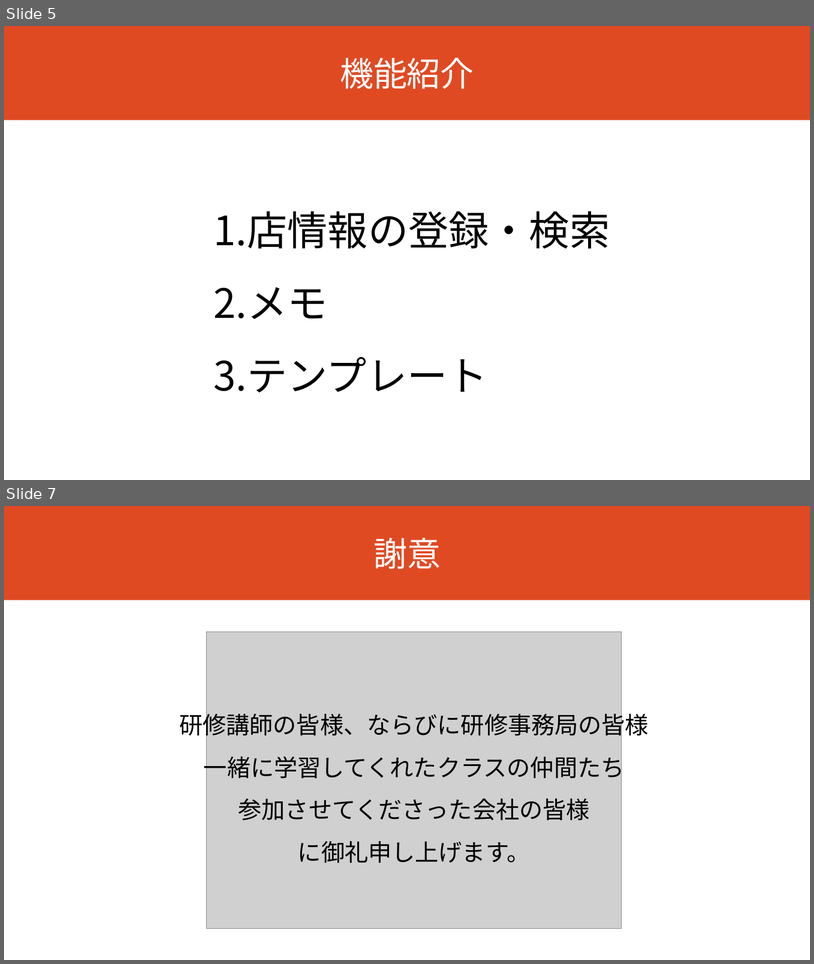
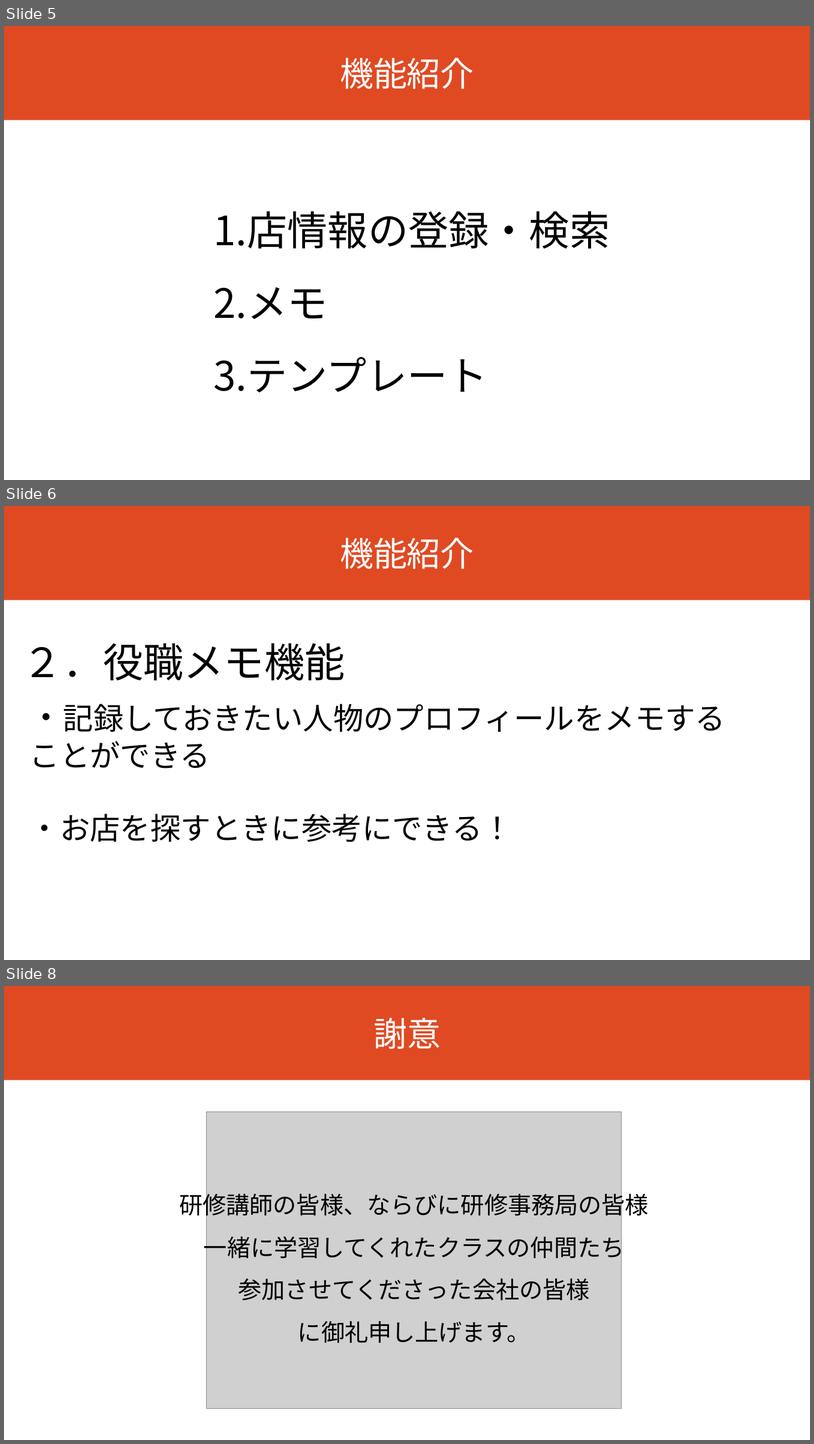
Before and after one commit to dojo2023/B-3, a slide deck: doc/B3_発表資料.pptx. Shown one above the other, each under a label of ours: slides 5 and 7 before the commit, slides 5, 6 and 8 after it; the slides between them are not shown. The pictures are 814x964 and 814x1444 pixels, drawn with LibreOffice and Linux fonts; fonts in the diff are those of the drawing; grey boxes stand for pictures. Boxes give left, top, right and bottom in pixels: in the first picture for what was removed or moved away, otherwise in the second. Text is boxed around its words. In the diff, an @@ line names an element or a change of style, - is before the commit and + after.

```diff
--- a/doc/B3_発表資料.pptx
+++ b/doc/B3_発表資料.pptx
@@ slide 6 added at [4, 506, 810, 960], background #FFFFFF @@
@@ rectangle added at [4, 506, 810, 600], fill #DF4A23, 40 pt, text #FFFFFF @@
+機能紹介
@@ text added at [23, 643, 345, 681], 48 pt, text #000000 @@
+２．役職メモ機能
@@ text added at [30, 703, 726, 842], 36 pt, text #000000 @@
+・記録しておきたい人物のプロフィールをメモすることができる
+・お店を探すときに参考にできる！
@@ what was slide 7 is now slide 8 @@
```
Also in this commit, not shown: 1 slide changed, 1 other file.
